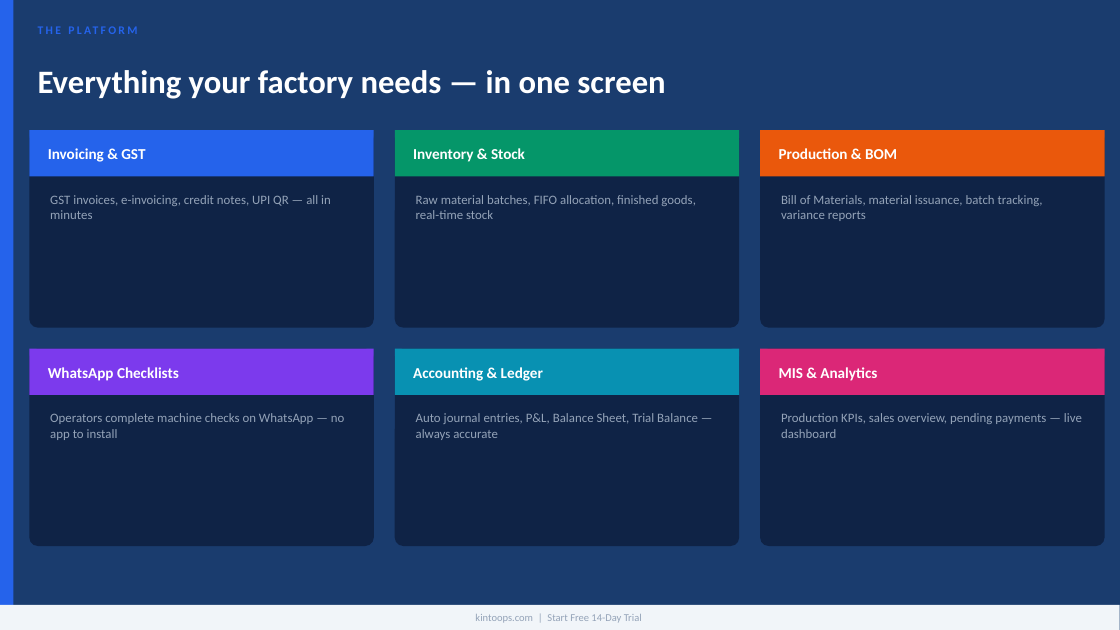
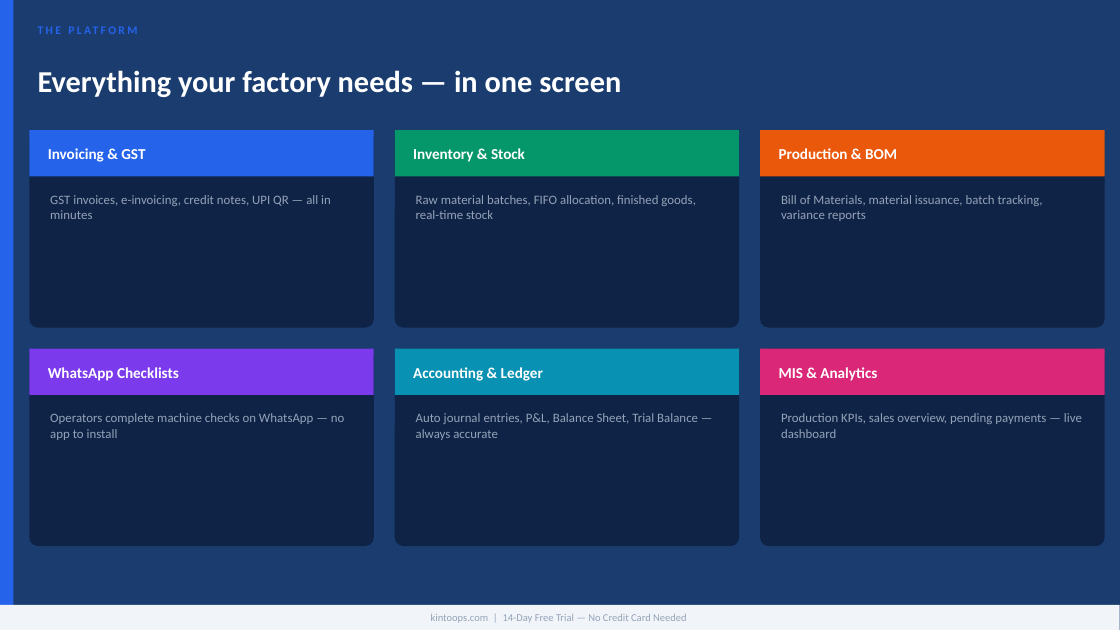
Before and after one commit to prasanth198307/kinto-qa-system, a slide deck: slide 3 of Kinto_Customer_Presentation.pptx. Drawn at 1120x630 pixels with LibreOffice and Linux fonts; fonts in the diff are those of the drawing. Boxes give left, top, right and bottom in pixels: in the first picture for what was removed or moved away, otherwise in the second. Text is boxed around its words. In the diff, an @@ line names an element or a change of style, - is before the commit and + after.

```diff
--- a/Kinto_Customer_Presentation.pptx
+++ b/Kinto_Customer_Presentation.pptx
@@ text "Everything your factory needs — ..." at (x1=38, y1=70, x2=621, y2=97): size 28 to 26 pt @@
@@ text at (x1=431, y1=614, x2=687, y2=623): text changed @@
-kintoops.com | Start Free 14-Day Trial
+kintoops.com | 14-Day Free Trial — No Credit Card Needed
```
Also in this commit, not shown: 9 other slides changed, 2 slides added, 2 slides removed, 1 other file.
